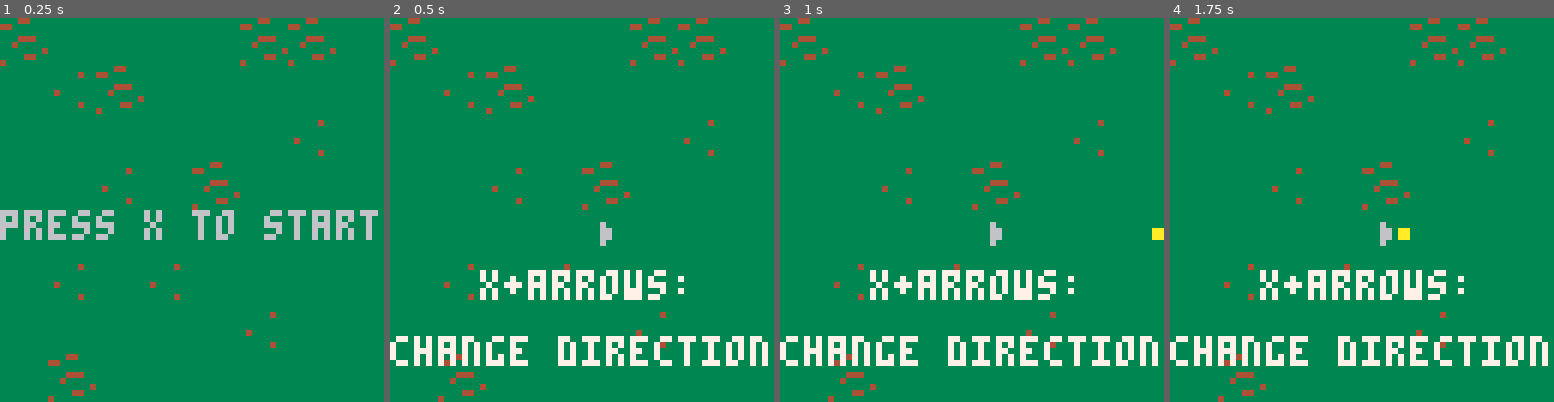
Above: before the commit, frames 1-4 (left to right).
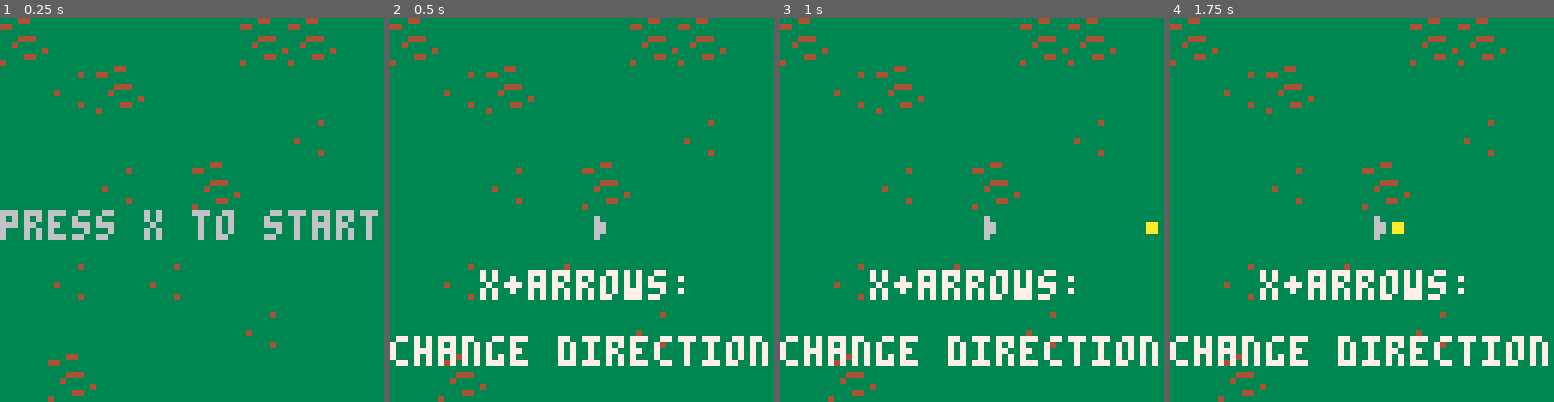
Above: after the commit, the same moments.

Repository: matheusmortatti/LOWREZJAM2020
Game: PICO-8 cartridge template.p8
The game is run twice, just before and just after one commit, with the same random seed, the same clock (stepped at 60 frames per second) and the same inputs.
Inputs:
- Up to frame 1 (0.25 s): no input
- Up to frame 2 (0.5 s): tap X (X key) at 0.33 s
- Up to frame 3 (1 s): tap O (Z key) at 0.7 s
- Up to frame 4 (1.75 s): tap X (X key) at 1.07 s; hold Right from 1.6 s (still down); tap O (Z key) at 1.7 s

Frame 1 is identical in both runs. In frame 2, 0.2% of the frame differs, in the area x 53-58%, y 51-60%; in frame 3, 0.3%, in the area x 53-100%, y 51-60%; in frame 4, 0.3%.

Commit message:
added wave announcer

Diff:
--- a/template.p8
+++ b/template.p8
@@ -792,6 +792,7 @@
 function tutorial:init()
 		self:become("changingdirection")
 		self.spawner.stopchange=true
+		self.spawner.ignore_wave_start=true
 end
 
 function tutorial:leveling()
@@ -812,6 +813,7 @@
 		invoke(function()
 				self.player:become("walking")
 				self.spawner.stopchange=false
+				self.spawner.ignore_wave_start=false
 				self.done=true
 		 end, 30, self)
 end
@@ -927,7 +929,7 @@
 })
 
 function turnable:render()
-		self:renderrot(self.sprite, self.pos,
+		self:renderrot(self.sprite, self.pos-v(self.size,self.size),
 		self.a, self.size, self.inverted, self.ignore)
 end
 
@@ -1044,14 +1046,18 @@
 spawner=entity:extend({
 			wave=1,
 			enemycount=0,
-			friendcount=0
+			friendcount=0,
+			actual_wave=0,
+			draw_order=7,
+			t_between_waves=90
 })
 
 function spawner:init()
 		self:beginwave()
-end
-
-function spawner:update()
+		self:become("updatewave")
+end
+
+function spawner:updatewave()
 		if self.enemycount==0
 				and not self.stopchange then
 				self:nextwave()
@@ -1062,9 +1068,22 @@
 		end
 end
 
+function spawner:wavestart()
+	if self.t>self.t_between_waves then
+		self:become("updatewave")
+		self:beginwave()
+	end
+end
+
 function spawner:nextwave()
 		self.wave+=1
-		self:beginwave()
+
+		if not self.ignore_wave_start then
+			self.actual_wave+=1
+			self:become("wavestart")
+		else
+			self:beginwave()
+		end
 end
 
 function spawner:beginwave()
@@ -1103,6 +1122,16 @@
 		self.enemycount-=1
 end
 
+function spawner:render()
+	if self.state=="wavestart" then
+		rectfill(0,45,64,51,13)
+		print(
+			"wave: " .. tostr(self.actual_wave),
+			16,46,7
+		)
+	end
+end
+
 -------------------------------
 -- entity: player
 -------------------------------
@@ -1194,7 +1223,7 @@
 function player:shoot()
   e_add(self.bullet{
     speed=3,
-    pos=v(self.pos.x, self.pos.y),
+    pos=v(self.pos.x-self.size, self.pos.y-self.size),
     shtangle=self.a,
     origin=self})
 end
